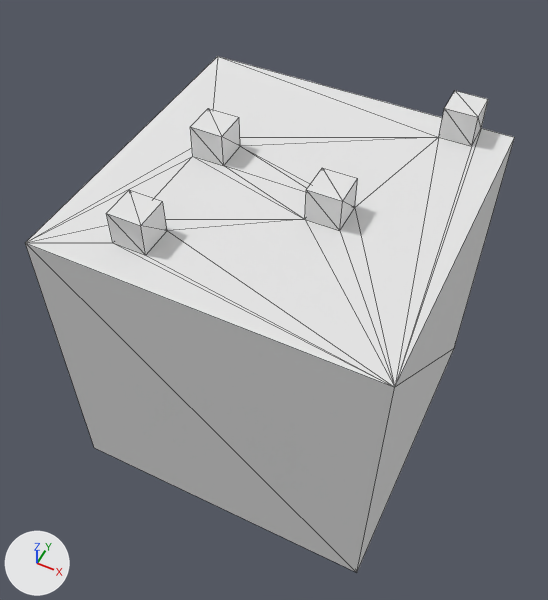
Before and after pictures for a commit that changed the OBJ model Godot/Scenes/MapObjects/Grass/Grass.obj.
Both versions are drawn from a 50 mm camera at (0.694, -1.469, 2.349) aimed at (-0.018, -0.046, 0.57). The axes (+X, +Y, +Z) are drawn at lower left. The lights are the same throughout. Mesh edges are drawn as thin lines. Where no turn or scale is listed for an object, it has been applied to the vertices. Vertices at the same position are counted once.

The first picture shows 'Untitled'.
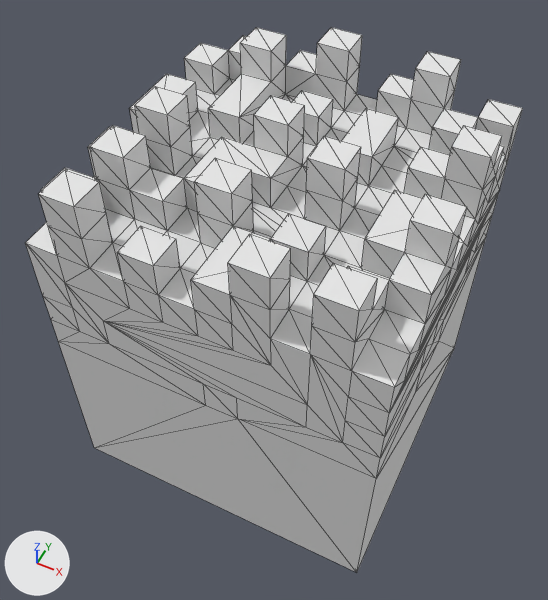
Patch to the scene script:
```diff
--- a/Godot/Scenes/MapObjects/Grass/Grass.obj.py
+++ b/Godot/Scenes/MapObjects/Grass/Grass.obj.py
@@ me_untitled @@
 # used by ob_untitled; location = (0.0, 0.0, 0.0)
-me_untitled.from_pydata(...)  # 40 vertices, 76 faces; spans x -0.5..0.5, y -0.5..0.5, z 0.0..1.1
+me_untitled.from_pydata(...)  # 367 vertices, 762 faces; spans x -0.5..0.5, y -0.5..0.5, z 0.0..1.2
+# me_untitled part 1: 1 vertex removed from x 0.5, y 0.5, z 1.0; 328 vertices added at x -0.5..0.5, y -0.5..0.5, z 0.6..1.2
 me_untitled.materials.append(mat_palette)
```

Pixel boxes (x1, y1, x2, y2) of what changed, in the pictures (548 x 600 px):
'Untitled', reshaped
    before: (25, 56, 515, 572)
    after: (25, 27, 523, 572)
part 1 of me_untitled, built on
    before: (395, 128, 515, 387)
    after: (25, 27, 523, 571)
